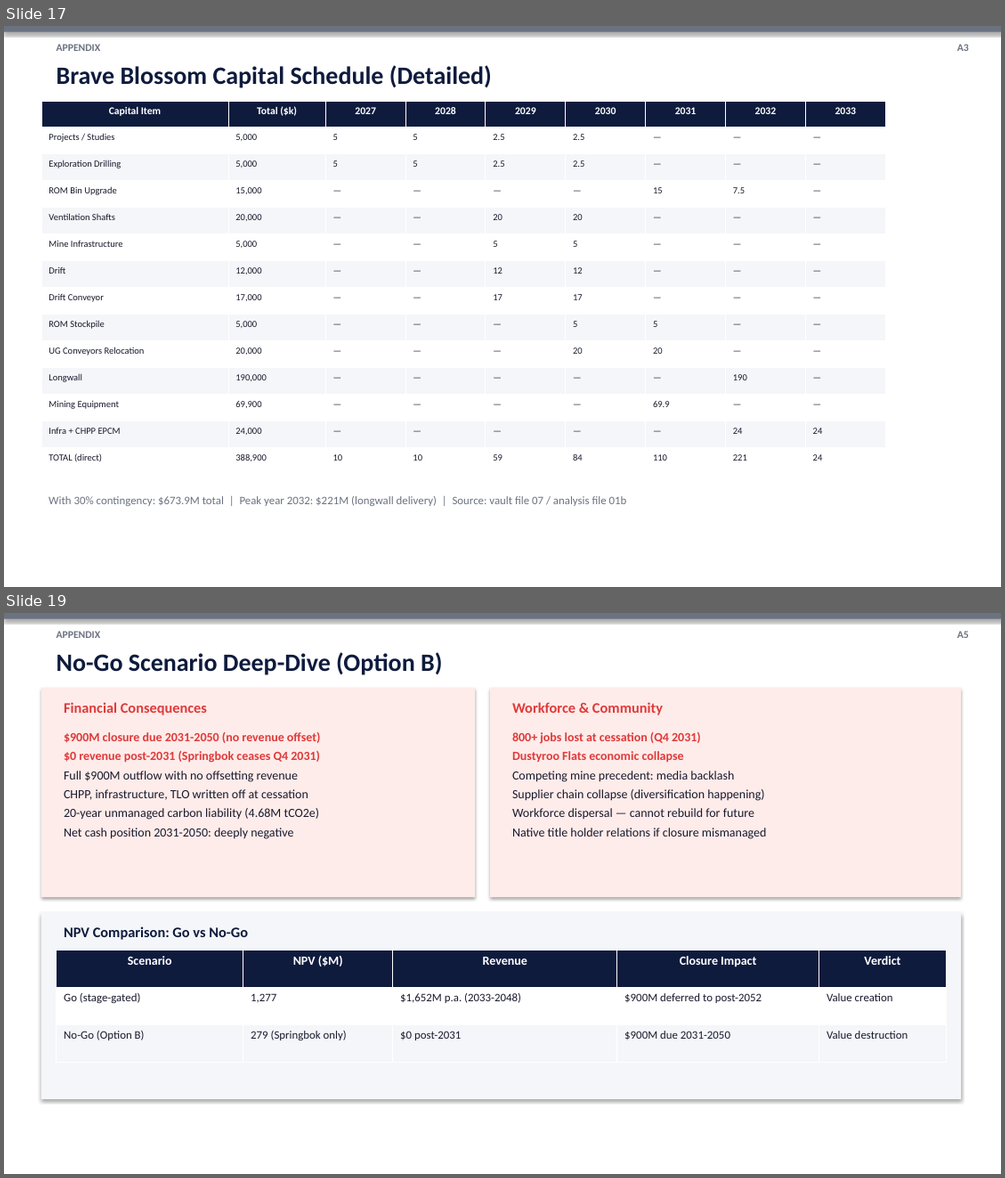
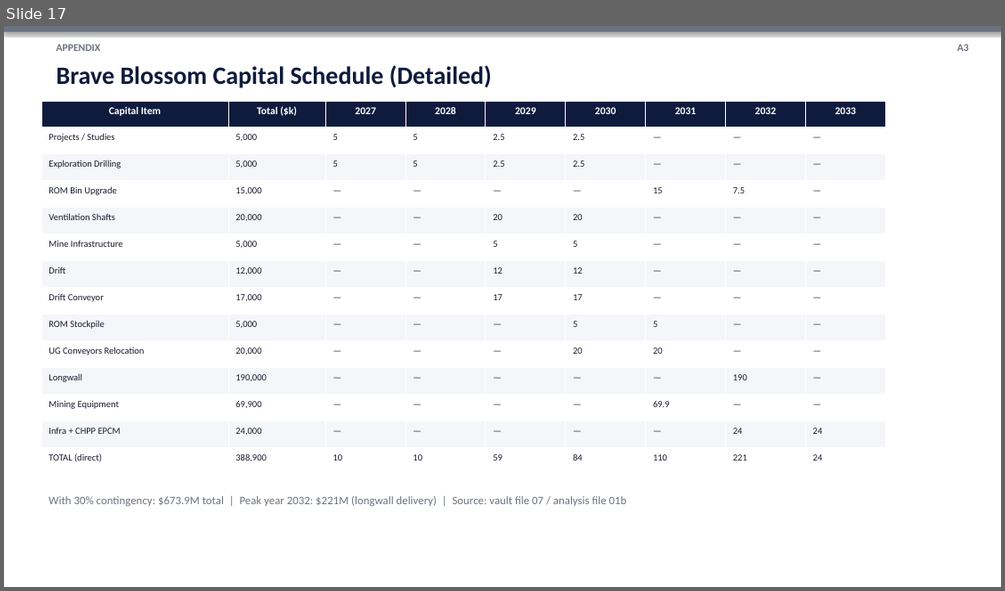
Before and after one commit to lukemoltbot/Grad-Challenge, a slide deck: slides/Wallaby_Mining_Board_Presentation.pptx. Shown one above the other, each under a label of ours: slides 17 and 19 before the commit, slide 17 after it; the slides between them are not shown. The pictures are 1005x1178 and 1005x591 pixels, drawn with LibreOffice and Linux fonts; fonts in the diff are those of the drawing. Boxes give left, top, right and bottom in pixels: in the first picture for what was removed or moved away, otherwise in the second. Text is boxed around its words. In the diff, an @@ line names an element or a change of style, - is before the commit and + after.

Commit message:
feat: add full 11-area SWOT appendices for all 5 options
PPTX: 20→22 slides (14 main + 8 appendix)
- A1: Brave Blossom — expanded to S/W/O/T 5-col table
- A4: Brumby — new full 11-area SWOT (was condensed 7-row)
- A5: Bronco — new full 11-area SWOT (was condensed 7-row)
- A6: Future Exploration (Option E) — new slide (was missing)
- A7: No-Go — new full 11-area SWOT (was financial deep-dive)
- A8: Carbon Detail — renumbered from A6

HTML deck: 20→24 slides (14 main + 10 appendix)
- A1: Brave Blossom — replaced quadrant cards with 11-area table
- A2-A5: New SWOT slides (Brumby, Bronco, Option E, No-Go)
- A6-A10: Renumbered from A2-A6 (Cross-Option, Price, NPV, Closure, Timeline)
- totalSlides updated to 24

```diff
--- a/slides/Wallaby_Mining_Board_Presentation.pptx
+++ b/slides/Wallaby_Mining_Board_Presentation.pptx
@@ slide 19 removed at (x1=4, y1=613, x2=1001, y2=1174), background #FFFFFF @@
@@ rectangle removed at (x1=4, y1=613, x2=1001, y2=619) @@
@@ text removed at (x1=57, y1=631, x2=101, y2=638) @@
-APPENDIX
@@ text removed at (x1=957, y1=631, x2=969, y2=638) @@
-A5
@@ text removed at (x1=57, y1=652, x2=442, y2=675) @@
-No-Go Scenario Deep-Dive (Option B)
@@ rectangle removed at (x1=41, y1=688, x2=475, y2=897) @@
@@ rectangle removed at (x1=490, y1=688, x2=961, y2=897) @@
@@ text removed at (x1=64, y1=702, x2=207, y2=715) @@
-Financial Consequences
@@ text removed at (x1=512, y1=702, x2=663, y2=715) @@
-Workforce & Community
@@ text removed at (x1=64, y1=732, x2=320, y2=839) @@
-$900M closure due 2031-2050 (no revenue offset)
-$0 revenue post-2031 (Springbok ceases Q4 2031)
-Full $900M outflow with no offsetting revenue
-CHPP, infrastructure, TLO written off at cessation
-20-year unmanaged carbon liability (4.68M tCO2e)
-Net cash position 2031-2050: deeply negative
@@ text removed at (x1=512, y1=732, x2=767, y2=839) @@
-800+ jobs lost at cessation (Q4 2031)
-Dustyroo Flats economic collapse
-Competing mine precedent: media backlash
-Supplier chain collapse (diversification happening)
-Workforce dispersal — cannot rebuild for future
-Native title holder relations if closure mismanaged
@@ rectangle removed at (x1=41, y1=912, x2=961, y2=1099) @@
@@ text removed at (x1=64, y1=926, x2=248, y2=940) @@
-NPV Comparison: Go vs No-Go
@@ table removed at (x1=57, y1=949, x2=947, y2=1062), 3 rows, 5 columns @@
-Scenario | NPV ($M) | Revenue | Closure Impact | Verdict
-Go (stage-gated) | 1,277 | $1,652M p.a. (2033-2048) | $900M deferred to post-2052 | Value creation
-No-Go (Option B) | 279 (Springbok only) | $0 post-2031 | $900M due 2031-2050 | Value destruction
```
Also in this commit, not shown: 3 slides changed, 4 slides added, 1 other slide removed, 2 other files.
